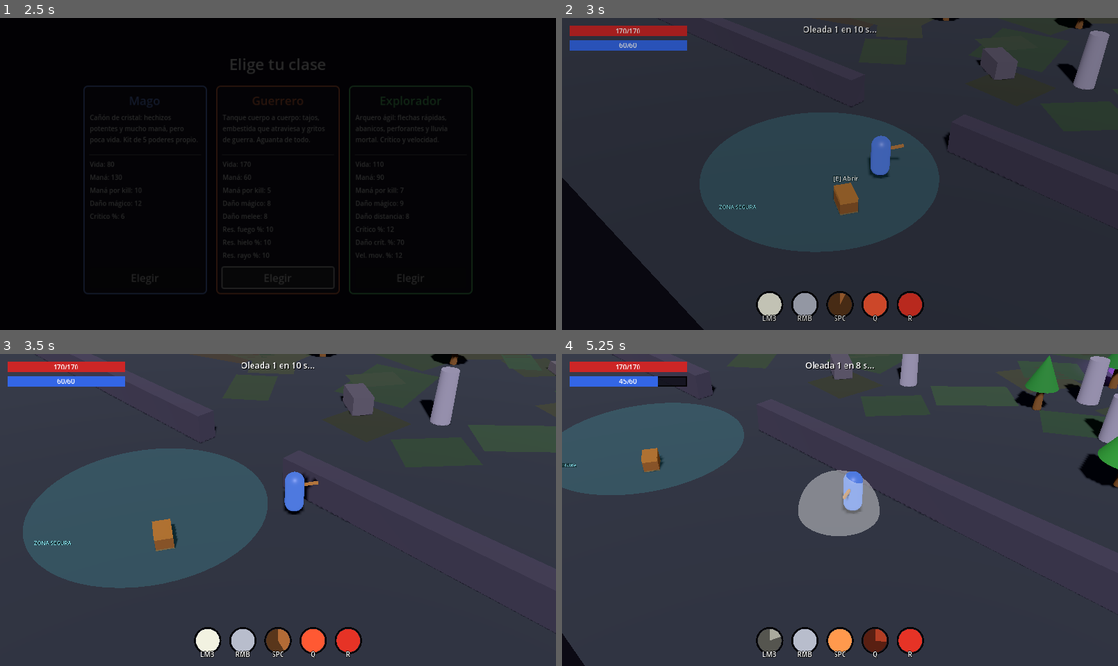
Above: before the commit, frames 1-4 (two rows, left to right).
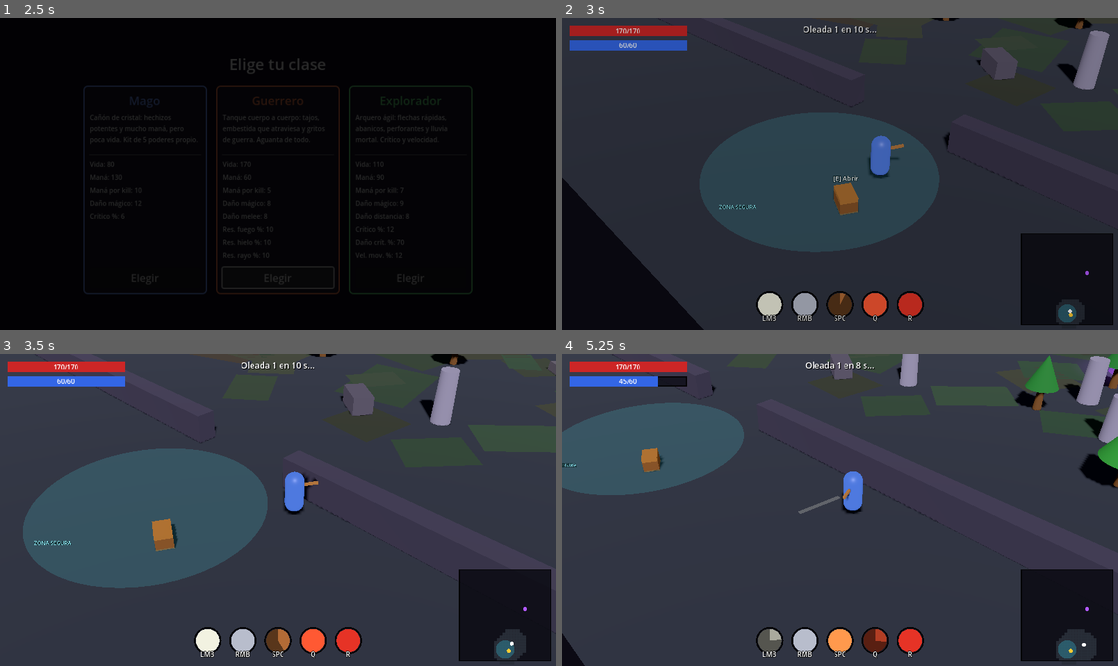
Above: after the commit, the same moments.

Repository: meatxsucks/godot-game
Game: Godot game, scene res://scenes/ui/MainMenu.tscn
Same seed, same stepped clock (60 frames per second), same inputs: the game is played once before the commit and once after it.
Inputs (mouse positions are in pixels of both pictures, inside the frame that each line leads up to):
- Up to frame 1 (2.5 s): click "Comenzar" at 0.5 s; click "Elegir" at 1.25 s; click "Elegir" at 2 s
- Up to frame 2 (3 s): move the mouse to (962, 158) at 2.77 s; hold D (move_right) from 2.78 s (still down); tap Space (ability_dash) at 2.85 s
- Up to frame 3 (3.5 s): keep holding D (move_right)
- Up to frame 4 (5.25 s): move the mouse to (728, 525) at 3.52 s; release D (move_right) at 3.53 s; hold S (move_down) 3.53-4.28 s; tap Q (ability_nova) at 3.6 s; move the mouse to (895, 441) at 4.27 s; hold D (move_right) 4.28-5.03 s; tap R (ability_super) at 4.35 s; move the mouse to (812, 572) at 5.02 s; hold W (move_up) from 5.03 s (still down); click (812, 572) at 5.1 s

Frame 1 is identical in both runs. In frame 2, 4.7% of the frame differs, in the area x 82-100%, y 69-99%; in frame 3, 4.6%; in frame 4, 6.8%, in the area x 37-100%, y 37-99%.

Commit message:
Balance de playtest: click gratis, espadazo, puntería, ítems claros, 4 oleadas + minimapa
- El ataque básico (LMB) no gasta maná en ninguna clase; el maná queda
  para RMB/Q/super — Mago y Explorador ya no se quedan secos
- Guerrero: Tajo de Espada con hoja visible que barre 130° al frente
  (SwordSlash reemplaza a la nova blanca SlashWave)
- Anti-tunneling: rayo de barrido por frame en fireball.gd — flechas y
  hachas rápidas ya no atraviesan enemigos chicos sin pegar
- Ítems pocos y contundentes: bases con stats fuertes y propósito claro;
  la rareza multiplica los stats (x1..x2.5) y los afijos bajan a 0-2
- boss_wave 10 -> 5: cuatro oleadas y el Rey Slime
- Minimapa con niebla de guerra abajo a la derecha: se revela al explorar,
  muestra base, cofres, enemigos y los portales de la próxima oleada

Diff:
--- a/scenes/magic/SlashWave.tscn
+++ /dev/null
@@ -1,29 +0,0 @@
-[gd_scene load_steps=5 format=3 uid="uid://cslashwave001"]
-
-[ext_resource type="Script" path="res://scripts/magic/frost_nova.gd" id="1_wave"]
-
-[sub_resource type="SphereShape3D" id="SphereShape3D_wave"]
-radius = 0.3
-
-[sub_resource type="StandardMaterial3D" id="StandardMaterial3D_wave"]
-transparency = 1
-albedo_color = Color(1, 1, 0.95, 0.4)
-emission_enabled = true
-emission = Color(1, 1, 0.9, 1)
-emission_energy_multiplier = 1.5
-
-[sub_resource type="SphereMesh" id="SphereMesh_wave"]
-material = SubResource("StandardMaterial3D_wave")
-radius = 1.0
-height = 2.0
-
-[node name="SlashWave" type="Area3D"]
-script = ExtResource("1_wave")
-max_radius = 1.7
-expand_time = 0.12
-
-[node name="CollisionShape3D" type="CollisionShape3D" parent="."]
-shape = SubResource("SphereShape3D_wave")
-
-[node name="MeshInstance3D" type="MeshInstance3D" parent="."]
-mesh = SubResource("SphereMesh_wave")
--- /dev/null
+++ b/scenes/magic/SwordSlash.tscn
@@ -0,0 +1,6 @@
+[gd_scene load_steps=2 format=3 uid="uid://cswordslash01"]
+
+[ext_resource type="Script" path="res://scripts/magic/sword_slash.gd" id="1_slash"]
+
+[node name="SwordSlash" type="Node3D"]
+script = ExtResource("1_slash")
--- a/scenes/ui/HUD.tscn
+++ b/scenes/ui/HUD.tscn
@@ -1,7 +1,8 @@
-[gd_scene load_steps=8 format=3 uid="uid://chudingame001"]
+[gd_scene load_steps=9 format=3 uid="uid://chudingame001"]
 
 [ext_resource type="Script" path="res://scripts/ui/hud.gd" id="1_hud"]
 [ext_resource type="PackedScene" uid="uid://cinvpanel0001" path="res://scenes/ui/InventoryPanel.tscn" id="2_invpanel"]
+[ext_resource type="Script" path="res://scripts/ui/minimap.gd" id="3_minimap"]
 
 [sub_resource type="StyleBoxFlat" id="StyleBoxFlat_victory"]
 content_margin_left = 24.0
@@ -140,6 +141,22 @@
 theme_override_constants/separation = 10
 alignment = 1
 
+[node name="Minimap" type="Control" parent="Root"]
+layout_mode = 1
+anchors_preset = 3
+anchor_left = 1.0
+anchor_top = 1.0
+anchor_right = 1.0
+anchor_bottom = 1.0
+offset_left = -148.0
+offset_top = -148.0
+offset_right = -8.0
+offset_bottom = -8.0
+grow_horizontal = 0
+grow_vertical = 0
+mouse_filter = 2
+script = ExtResource("3_minimap")
+
 [node name="InventoryPanel" parent="Root" instance=ExtResource("2_invpanel")]
 unique_name_in_owner = true
 
--- a/scripts/abilities/arrow_ability.gd
+++ b/scripts/abilities/arrow_ability.gd
@@ -10,7 +10,7 @@
 	key_label = "LMB"
 	color = Color(0.95, 0.85, 0.45)
 	cooldown = 0.45
-	mana_cost = 4.0
+	mana_cost = 0.0 # el ataque básico (click) es gratis en todas las clases
 	hold_to_cast = true
 	element = &"ranged"
 
--- a/scripts/abilities/fireball_ability.gd
+++ b/scripts/abilities/fireball_ability.gd
@@ -10,7 +10,7 @@
 	key_label = "LMB"
 	color = Color(1.0, 0.45, 0.1)
 	cooldown = 2.0
-	mana_cost = 15.0
+	mana_cost = 0.0 # el ataque básico (click) es gratis en todas las clases
 	hold_to_cast = true
 	element = &"fire"
 
--- a/scripts/abilities/slash_ability.gd
+++ b/scripts/abilities/slash_ability.gd
@@ -1,19 +1,27 @@
-## Guerrero slot 1 — Tajo Circular: el "espadazo" básico, AoE instantáneo
-## alrededor del guerrero. Gratis y spameable.
+## Guerrero slot 1 — Tajo de Espada: el ataque básico, un barrido frontal
+## con la hoja visible. Gratis y spameable; apunta hacia el mouse.
 class_name SlashAbility
 extends Ability
 
-const SCENE := preload("res://scenes/magic/SlashWave.tscn")
+const SCENE := preload("res://scenes/magic/SwordSlash.tscn")
 
 func _init() -> void:
 	id = &"slash"
-	display_name = "Tajo Circular"
+	display_name = "Tajo de Espada"
 	key_label = "LMB"
 	color = Color(0.95, 0.95, 0.88)
-	cooldown = 0.6
+	cooldown = 0.5
 	mana_cost = 0.0
 	hold_to_cast = true
 	element = &"melee"
 
 func _cast(player) -> bool:
-	return _spawn_nova(player, SCENE, &"melee_damage", 1.0)
+	var result: Array = player.stats.roll_spell_damage(&"melee_damage", 1.0)
+	var slash = SCENE.instantiate()
+	player.get_parent().add_child(slash)
+	slash.global_position = player.global_position
+	# Orientado como el Visual del player (que mira al cursor).
+	slash.global_transform.basis = player.visual.global_transform.basis
+	if slash.has_method("setup"):
+		slash.setup(result[0], player)
+	return true
--- a/scripts/levels/enemy_spawner.gd
+++ b/scripts/levels/enemy_spawner.gd
@@ -28,7 +28,7 @@
 @export var chest_restock_every: int = 3
 ## Oleada del boss: aparece el Rey Slime; superarla = nivel completado
 ## (después el modo sigue endless).
-@export var boss_wave: int = 10
+@export var boss_wave: int = 5
 
 ## Variantes base (escalan por oleada): vida, velocidad, escala, daño, color.
 const VARIANTS := {
--- a/scripts/loot/loot_database.gd
+++ b/scripts/loot/loot_database.gd
@@ -63,17 +63,19 @@
 # --- Contenido ------------------------------------------------------------
 
 func _build_item_bases() -> void:
+	# Pocas bases con valores fuertes y claros (la rareza los multiplica:
+	# ver Rarity.STAT_MULT). Cada ítem tiene un propósito legible.
 	item_bases = [
-		_base(&"staff_oak", "Bastón de roble", &"staff", &"weapon", {&"spell_damage": 8.0}),
-		_base(&"orb_quartz", "Orbe de cuarzo", &"orb", &"offhand", {&"max_mana": 20.0}),
-		_base(&"wand_bone", "Varita de hueso", &"wand", &"weapon", {&"spell_damage": 5.0, &"cast_speed": 5.0}),
-		_base(&"ring_copper", "Anillo de cobre", &"ring", &"ring", {&"crit_chance": 2.0}),
-		_base(&"robe_linen", "Túnica de lino", &"armor", &"armor", {&"max_health": 25.0}),
-		# Equipo estilo Tibia: cabeza, botas, escudo y arma a dos manos.
-		_base(&"hat_cloth", "Sombrero de tela", &"helmet", &"head", {&"max_mana": 12.0, &"max_health": 8.0}),
-		_base(&"boots_leather", "Botas de cuero", &"boots", &"boots", {&"max_health": 10.0, &"move_speed": 3.0}),
-		_base(&"shield_wood", "Escudo de madera", &"shield", &"offhand", {&"max_health": 20.0, &"res_fire": 5.0}),
-		_base(&"staff_war", "Bastón de guerra", &"staff", &"weapon", {&"spell_damage": 14.0}, true),
+		_base(&"staff_oak", "Bastón de roble", &"staff", &"weapon", {&"spell_damage": 10.0}),
+		_base(&"orb_quartz", "Orbe de cuarzo", &"orb", &"offhand", {&"max_mana": 40.0, &"mana_regen": 4.0}),
+		_base(&"wand_bone", "Varita de hueso", &"wand", &"weapon", {&"spell_damage": 6.0, &"cast_speed": 10.0}),
+		_base(&"ring_copper", "Anillo de cobre", &"ring", &"ring", {&"crit_chance": 5.0, &"crit_damage": 15.0}),
+		_base(&"robe_linen", "Túnica de lino", &"armor", &"armor", {&"max_health": 35.0}),
+		_base(&"hat_cloth", "Sombrero de tela", &"helmet", &"head", {&"max_mana": 25.0, &"max_health": 10.0}),
+		_base(&"boots_leather", "Botas de cuero", &"boots", &"boots", {&"max_health": 10.0, &"move_speed": 6.0}),
+		_base(&"shield_wood", "Escudo de madera", &"shield", &"offhand", {&"max_health": 30.0, &"res_fire": 10.0, &"res_cold": 10.0, &"res_lightning": 10.0}),
+		# El arma universal: potencia el ataque de CUALQUIER clase (2 manos).
+		_base(&"staff_war", "Bastón de guerra", &"staff", &"weapon", {&"spell_damage": 16.0, &"melee_damage": 10.0, &"ranged_damage": 10.0}, true),
 	]
 
 func _build_potions() -> void:
--- a/scripts/loot/loot_item.gd
+++ b/scripts/loot/loot_item.gd
@@ -30,9 +30,13 @@
 			return Color(0.25, 0.5, 1.0)
 	return rarity_color()
 
-## Combina base_stats + afijos en `stats` (planos) y `percent_mods` (%).
+## Combina base_stats (escalados por rareza) + afijos en `stats` (planos)
+## y `percent_mods` (%).
 func recompute_stats() -> void:
-	stats = base.base_stats.duplicate(true)
+	stats = {}
+	var mult := Rarity.stat_mult(rarity)
+	for k in base.base_stats:
+		stats[k] = float(base.base_stats[k]) * mult
 	percent_mods = {}
 	for inst in affixes:
 		var key := inst.stat()
--- a/scripts/loot/rarity.gd
+++ b/scripts/loot/rarity.gd
@@ -25,13 +25,24 @@
 	Tier.LEGENDARY: Color(1.00, 0.54, 0.12),
 }
 
-## Rango [min, max] de afijos por rareza.
+## Rango [min, max] de afijos por rareza. Pocos y legibles: el poder del
+## ítem viene de sus stats base × STAT_MULT, no de una sopa de sufijos.
 const AFFIX_RANGE := {
-	Tier.COMMON: Vector2i(0, 1),
-	Tier.UNCOMMON: Vector2i(1, 2),
-	Tier.RARE: Vector2i(2, 3),
-	Tier.EPIC: Vector2i(3, 4),
-	Tier.LEGENDARY: Vector2i(4, 5),
+	Tier.COMMON: Vector2i(0, 0),
+	Tier.UNCOMMON: Vector2i(0, 1),
+	Tier.RARE: Vector2i(1, 1),
+	Tier.EPIC: Vector2i(1, 2),
+	Tier.LEGENDARY: Vector2i(1, 2),
+}
+
+## Multiplicador de los stats BASE del ítem por rareza: un épico se lee al
+## instante (×2 de lo que hace la base).
+const STAT_MULT := {
+	Tier.COMMON: 1.0,
+	Tier.UNCOMMON: 1.3,
+	Tier.RARE: 1.6,
+	Tier.EPIC: 2.0,
+	Tier.LEGENDARY: 2.5,
 }
 
 ## Multiplicador de calidad: rarezas altas tiran valores más cerca del techo.
@@ -55,5 +66,8 @@
 static func color(tier: int) -> Color:
 	return COLORS.get(tier, Color.WHITE)
 
+static func stat_mult(tier: int) -> float:
+	return STAT_MULT.get(tier, 1.0)
+
 static func display_name(tier: int) -> String:
 	return NAMES.get(tier, "?")
--- a/scripts/magic/fireball.gd
+++ b/scripts/magic/fireball.gd
@@ -14,6 +14,9 @@
 ## Rebotes restantes (legendario "Pira en Cadena"): al impactar salta al
 ## enemigo más cercano con el 60% del daño.
 var chains_left: int = 0
+## Cuerpos ya procesados (el rayo de barrido y body_entered pueden ver al
+## mismo enemigo).
+var _hit_bodies := {}
 
 func _ready() -> void:
 	body_entered.connect(_on_body_entered)
@@ -32,14 +35,23 @@
 	is_crit = p_crit
 
 func _physics_process(delta: float) -> void:
+	var from := global_position
 	global_position -= global_transform.basis.z * speed * delta
+	# Barrido anti-túnel: los proyectiles rápidos avanzan ~0.5m por frame y
+	# podían saltarse la colisión de enemigos chicos. El rayo entre la
+	# posición anterior y la nueva no se salta nada.
+	var query := PhysicsRayQueryParameters3D.create(from, global_position)
+	var hit := get_world_3d().direct_space_state.intersect_ray(query)
+	if hit and hit.get("collider") is Node3D:
+		_on_body_entered(hit["collider"])
 
 func _on_body_entered(body: Node3D) -> void:
-	# Ignorar al propio lanzador y al jugador (sin fuego amigo).
-	if body == source or body.is_in_group("player"):
+	# Ignorar al lanzador, al jugador (sin fuego amigo) y a los ya golpeados.
+	if body == source or body.is_in_group("player") or _hit_bodies.has(body):
 		return
 
 	if body.has_method("take_damage"):
+		_hit_bodies[body] = true
 		body.take_damage(damage)
 		if source and source.has_method("add_super_charge"):
 			source.add_super_charge(super_charge_on_hit)
--- /dev/null
+++ b/scripts/magic/sword_slash.gd
@@ -0,0 +1,67 @@
+## Tajo de Espada del Guerrero: una hoja visible barre un arco frontal
+## (tween) y daña una sola vez a los enemigos alcanzados vía query física.
+extends Node3D
+
+@export var reach: float = 1.9
+@export var arc_degrees: float = 130.0
+@export var swing_time: float = 0.18
+@export var hit_radius: float = 1.4
+
+var damage: float = 10.0
+var source: Node = null
+
+var _did_hit := false
+
+## Configura el tajo con el daño calculado por el lanzador.
+func setup(p_damage: float, p_source: Node = null) -> void:
+	damage = p_damage
+	source = p_source
+
+func _ready() -> void:
+	# Hoja bajo un pivote que barre el arco y se desvanece al terminar.
+	var pivot := Node3D.new()
+	add_child(pivot)
+
+	var blade := MeshInstance3D.new()
+	var mesh := BoxMesh.new()
+	mesh.size = Vector3(0.14, 0.05, reach)
+	var mat := StandardMaterial3D.new()
+	mat.shading_mode = BaseMaterial3D.SHADING_MODE_UNSHADED
+	mat.transparency = BaseMaterial3D.TRANSPARENCY_ALPHA
+	mat.albedo_color = Color(1, 1, 0.92, 0.9)
+	mat.emission_enabled = true
+	mat.emission = Color(1, 1, 0.85, 1)
+	mat.emission_energy_multiplier = 1.5
+	mesh.material = mat
+	blade.mesh = mesh
+	blade.position = Vector3(0, 0.7, -reach * 0.5)
+	pivot.add_child(blade)
+
+	pivot.rotation.y = deg_to_rad(arc_degrees * 0.5)
+	var tween := create_tween()
+	tween.tween_property(pivot, "rotation:y", deg_to_rad(-arc_degrees * 0.5), swing_time)
+	tween.parallel().tween_property(mat, "albedo_color:a", 0.0, swing_time)
+	tween.tween_callback(queue_free)
+
+func _physics_process(_delta: float) -> void:
+	# El daño se resuelve una sola vez, en el primer frame de física.
+	if _did_hit:
+		return
+	_did_hit = true
+	var center := global_position - global_transform.basis.z * (reach * 0.6) + Vector3(0, 0.5, 0)
+	var shape := SphereShape3D.new()
+	shape.radius = hit_radius
+	var params := PhysicsShapeQueryParameters3D.new()
+	params.shape = shape
+	params.transform = Transform3D(Basis(), center)
+	var hits := get_world_3d().direct_space_state.intersect_shape(params, 12)
+	for hit in hits:
+		var body = hit.get("collider")
+		if body == null or body == source:
+			continue
+		if body is Node3D and body.is_in_group("player"):
+			continue
+		if body.has_method("take_damage"):
+			body.take_damage(damage)
+			if source and source.has_method("add_super_charge"):
+				source.add_super_charge(4.0)
--- /dev/null
+++ b/scripts/ui/minimap.gd
@@ -0,0 +1,81 @@
+## Minimapa con niebla de guerra (abajo a la derecha): el mundo se revela
+## a medida que exploras. Dibujado 100% por código, sin assets ni viewports.
+class_name Minimap
+extends Control
+
+## Límites del mundo en XZ (el piso de la Arena es 64×64).
+const WORLD_MIN := Vector2(-32, -32)
+const WORLD_MAX := Vector2(32, 32)
+## Metros por celda de niebla y radio revelado alrededor del jugador.
+const CELL := 2.0
+const REVEAL_RADIUS := 9.0
+
+var _revealed := {} # Vector2i (celda) -> true
+
+func _ready() -> void:
+	mouse_filter = Control.MOUSE_FILTER_IGNORE
+
+func _process(_delta: float) -> void:
+	var player = get_tree().get_first_node_in_group("player")
+	if player:
+		_reveal_around(player.global_position)
+	queue_redraw()
+
+func _reveal_around(pos: Vector3) -> void:
+	var reach := int(ceil(REVEAL_RADIUS / CELL))
+	var center := _cell_of(pos)
+	for dx in range(-reach, reach + 1):
+		for dz in range(-reach, reach + 1):
+			if Vector2(dx, dz).length() * CELL <= REVEAL_RADIUS:
+				_revealed[center + Vector2i(dx, dz)] = true
+
+func _cell_of(pos: Vector3) -> Vector2i:
+	return Vector2i(int(floor(pos.x / CELL)), int(floor(pos.z / CELL)))
+
+func _is_revealed(pos: Vector3) -> bool:
+	return _revealed.has(_cell_of(pos))
+
+func _world_to_px(pos: Vector3) -> Vector2:
+	var u := (pos.x - WORLD_MIN.x) / (WORLD_MAX.x - WORLD_MIN.x)
+	var v := (pos.z - WORLD_MIN.y) / (WORLD_MAX.y - WORLD_MIN.y)
+	return Vector2(u * size.x, v * size.y)
+
+func _draw() -> void:
+	draw_rect(Rect2(Vector2.ZERO, size), Color(0.04, 0.04, 0.07, 0.85))
+
+	# Terreno revelado.
+	var cell_px := size.x * CELL / (WORLD_MAX.x - WORLD_MIN.x)
+	for cell in _revealed:
+		var world_pos := Vector3(cell.x * CELL, 0, cell.y * CELL)
+		var px := _world_to_px(world_pos)
+		if px.x < -cell_px or px.y < -cell_px or px.x > size.x or px.y > size.y:
+			continue
+		draw_rect(Rect2(px, Vector2(cell_px + 1.0, cell_px + 1.0)), Color(0.16, 0.18, 0.22, 0.9))
+
+	# Zona segura (disco cian).
+	var zone = get_tree().get_first_node_in_group("safe_zone")
+	if zone and _is_revealed(zone.global_position):
+		var radius_px: float = zone.radius * size.x / (WORLD_MAX.x - WORLD_MIN.x)
+		draw_circle(_world_to_px(zone.global_position), radius_px, Color(0.2, 0.7, 0.8, 0.35))
+
+	# Cofres (dorado, si su zona está revelada).
+	for chest in get_tree().get_nodes_in_group("chest"):
+		if chest is Node3D and _is_revealed(chest.global_position):
+			draw_circle(_world_to_px(chest.global_position), 3.0, Color(1, 0.8, 0.2))
+
+	# Portales de oleada (siempre visibles: son el telegrafiado).
+	for portal in get_tree().get_nodes_in_group("spawn_portal"):
+		if portal is Node3D:
+			draw_circle(_world_to_px(portal.global_position), 3.0, Color(0.7, 0.35, 1))
+
+	# Enemigos (rojos, solo en zonas reveladas).
+	for enemy in get_tree().get_nodes_in_group("enemies"):
+		if enemy is Node3D and _is_revealed(enemy.global_position):
+			draw_circle(_world_to_px(enemy.global_position), 2.0, Color(1, 0.25, 0.2))
+
+	# Jugador.
+	var player = get_tree().get_first_node_in_group("player")
+	if player:
+		draw_circle(_world_to_px(player.global_position), 3.0, Color.WHITE)
+
+	draw_rect(Rect2(Vector2.ZERO, size), Color(0, 0, 0, 0.9), false, 2.0)
--- a/scripts/world/spawn_portal.gd
+++ b/scripts/world/spawn_portal.gd
@@ -7,6 +7,9 @@
 @onready var disc: MeshInstance3D = $Disc
 @onready var light: OmniLight3D = $Light
 
+func _ready() -> void:
+	add_to_group("spawn_portal") # el minimapa los dibuja siempre
+
 func _process(delta: float) -> void:
 	_time += delta
 	var pulse := 0.6 + 0.4 * sin(_time * 5.0)
Not shown, added: scripts/magic/sword_slash.gd.uid
Not shown, added: scripts/ui/minimap.gd.uid
Not shown, added: tests/hit_smoke.gd.uid
